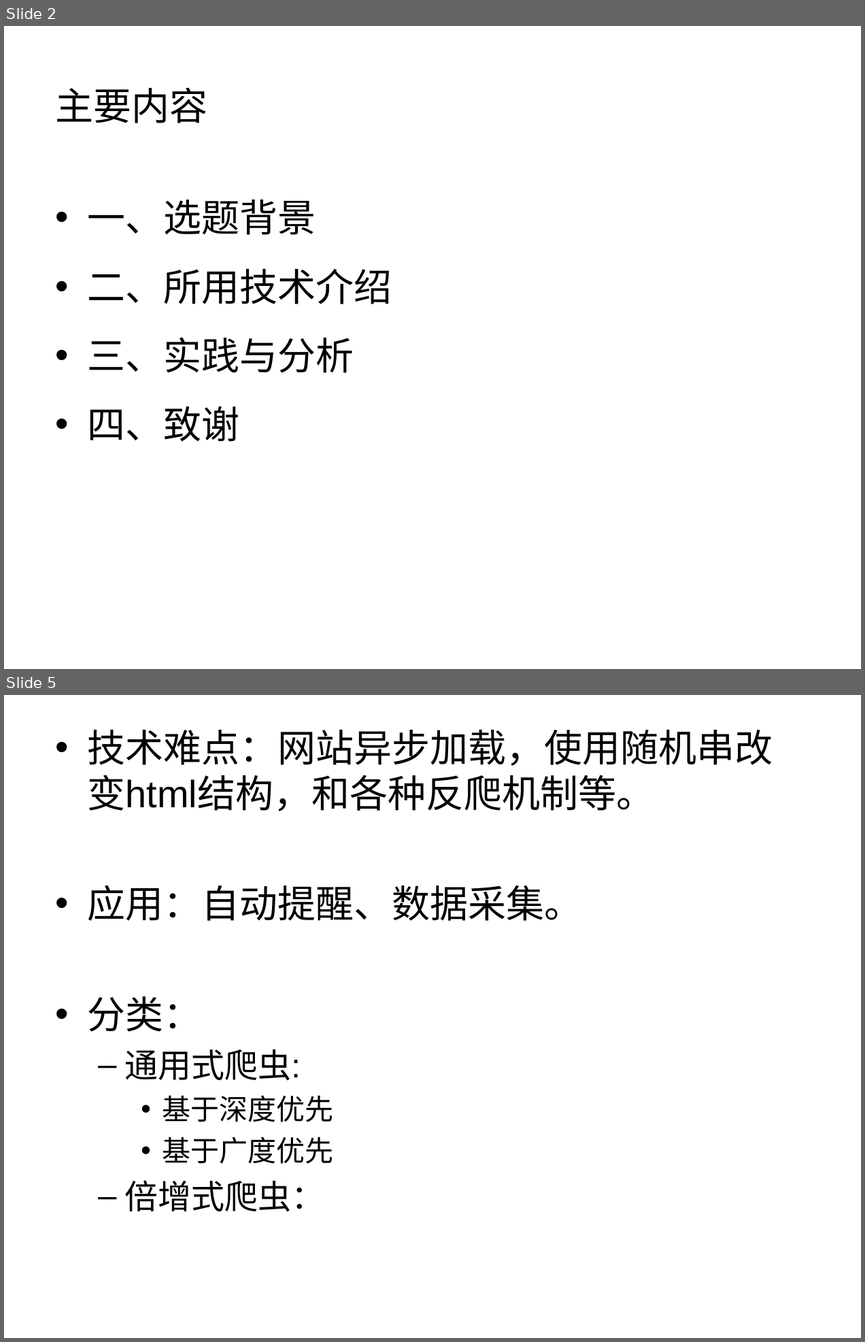
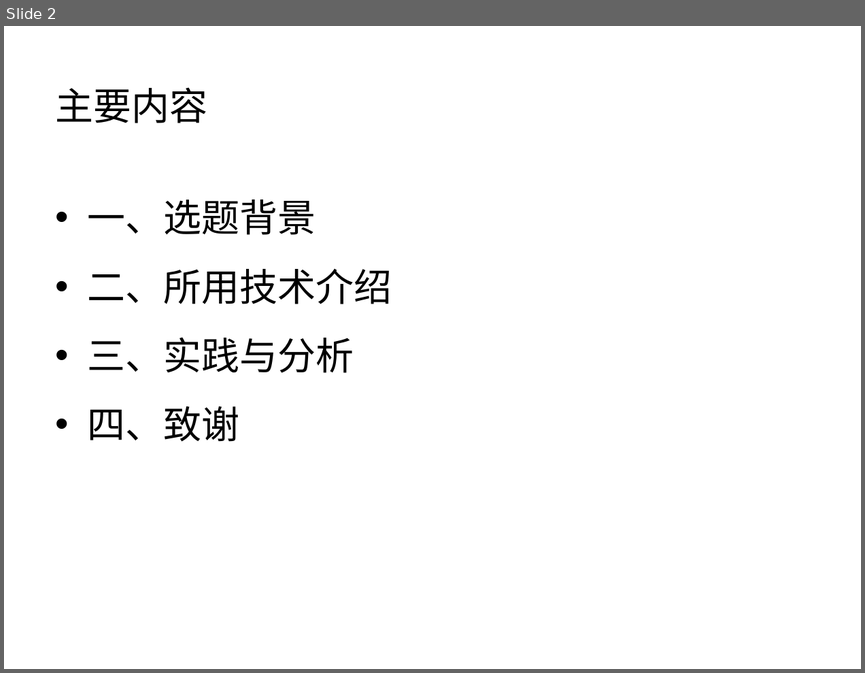
Before and after one commit to liuweiming1997/extensions, a slide deck: 论文.ppt. Shown one above the other, each under a label of ours: slides 2 and 5 before the commit, slide 2 after it; the slides between them are not shown. The pictures are 865x1342 and 865x673 pixels, drawn with LibreOffice and Linux fonts; fonts in the diff are those of the drawing. Boxes give left, top, right and bottom in pixels: in the first picture for what was removed or moved away, otherwise in the second. Text is boxed around its words. In the diff, an @@ line names an element or a change of style, - is before the commit and + after.

```diff
--- a/论文.ppt
+++ b/论文.ppt
@@ slide 5 removed at bbox=[4, 695, 861, 1338], background #FFFFFF @@
@@ text removed at bbox=[88, 730, 773, 1211] @@
-• 技术难点：网站异步加载，使用随机串改变html结构，和各种反爬机制等。
-• 应用：自动提醒、数据采集。
-• 分类：
-  – 通用式爬虫:
-    • 基于深度优先
-    • 基于广度优先
-  – 倍增式爬虫：
```
Also in this commit, not shown: 4 slides changed, 5 slides added, 1 other slide removed.
